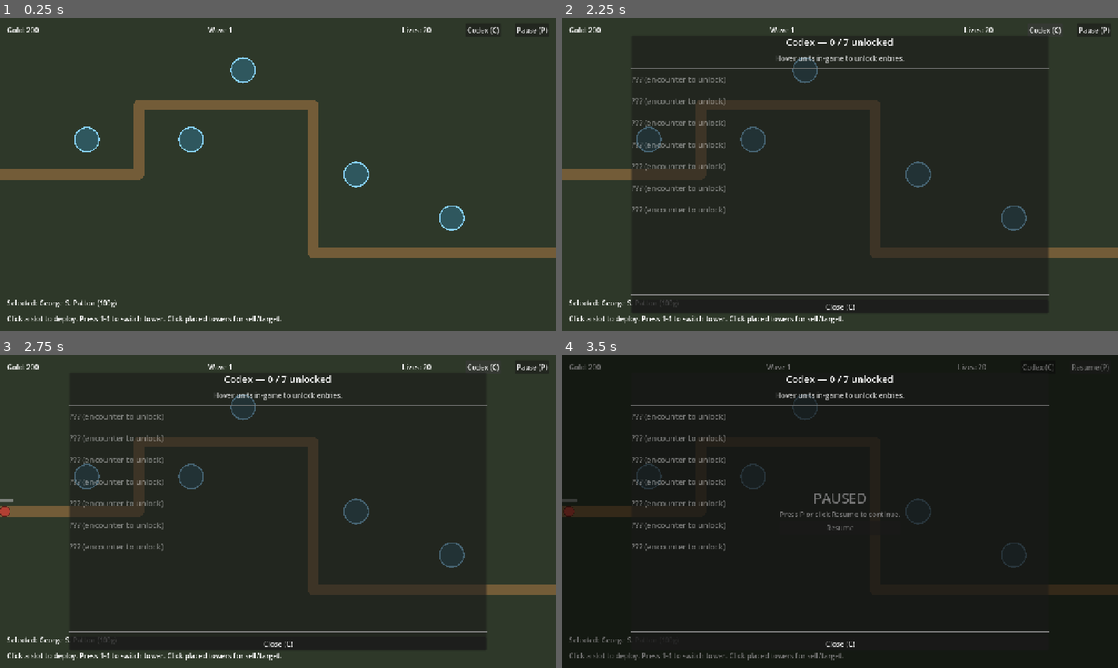
Above: before the commit, frames 1-4 (two rows, left to right).
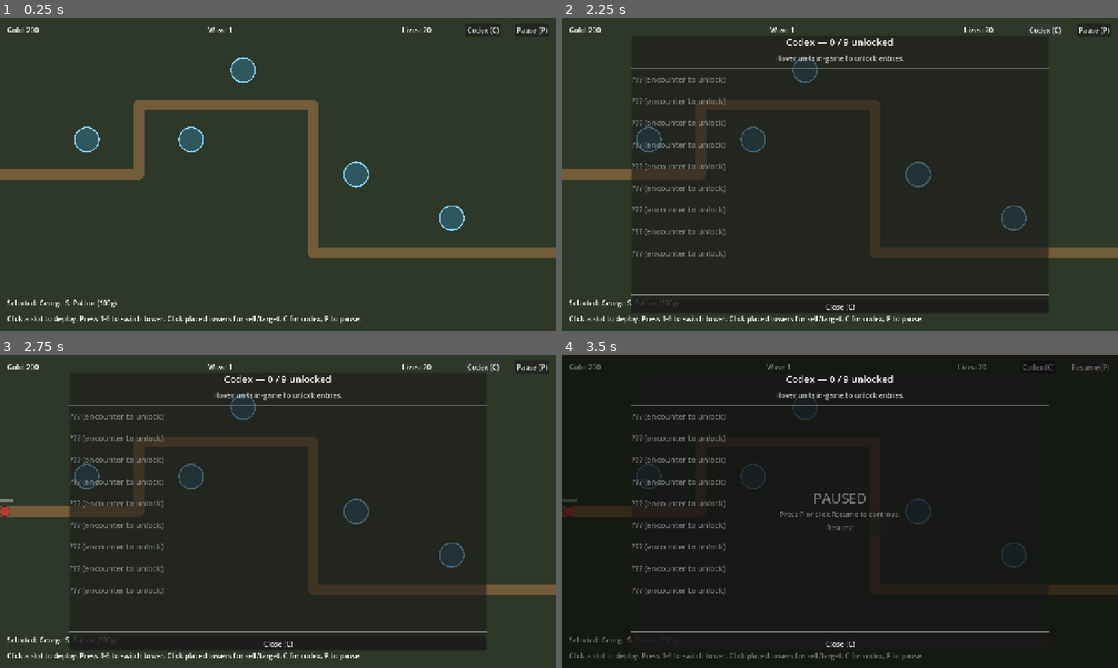
Above: after the commit, the same moments.

Repository: Josh-Buck/wwii-td
Game: Godot game, scene res://scenes/main/Main.tscn
Two runs of this game, one before a commit and one after it. Both use one fixed random seed, a clock stepped at 60 frames per second and the inputs below.
Inputs:
- Up to frame 1 (0.25 s): no input
- Up to frame 2 (2.25 s): click "Codex (C)" at 0.5 s; click "Codex (C)" at 1.25 s; click "Codex (C)" at 2 s
- Up to frame 3 (2.75 s): no input
- Up to frame 4 (3.5 s): click "Pause (P)" at 2.75 s

The runs differ from the first frame. In frame 1, 0.1% of the frame differs, in the area x 19-65%, y 95-98%; in frame 2, 0.4%, in the area x 12-65%, y 6-98%; in frame 3, 0.4%; in frame 4, 0.3%.

Commit message:
M2: wire Montgomery and Pavlichenko - 6 towers selectable via 1-6

Diff:
--- a/scenes/map/Map.gd
+++ b/scenes/map/Map.gd
@@ -33,6 +33,8 @@
 			load("res://data/towers/eisenhower.tres"),
 			load("res://data/towers/churchill.tres"),
 			load("res://data/towers/anne_frank.tres"),
+			load("res://data/towers/montgomery.tres"),
+			load("res://data/towers/pavlichenko.tres"),
 		]
 	if enemy_set.is_empty():
 		enemy_set = {
@@ -81,6 +83,11 @@
 		KEY_2: idx = 1
 		KEY_3: idx = 2
 		KEY_4: idx = 3
+		KEY_5: idx = 4
+		KEY_6: idx = 5
+		KEY_7: idx = 6
+		KEY_8: idx = 7
+		KEY_9: idx = 8
 	if idx >= 0 and idx < available_towers.size():
 		_select_tower_index(idx)
 
--- a/scenes/map/maps/m0_field.tscn
+++ b/scenes/map/maps/m0_field.tscn
@@ -13,6 +13,8 @@
 [ext_resource type="Resource" path="res://data/towers/anne_frank.tres" id="11_frank"]
 [ext_resource type="Resource" path="res://data/enemies/panzer_iii.tres" id="12_panzer"]
 [ext_resource type="Resource" path="res://data/enemies/stuka.tres" id="13_stuka"]
+[ext_resource type="Resource" path="res://data/towers/montgomery.tres" id="14_monty"]
+[ext_resource type="Resource" path="res://data/towers/pavlichenko.tres" id="15_pavli"]
 
 [sub_resource type="Curve2D" id="curve"]
 _data = {
@@ -25,7 +27,7 @@
 
 [node name="M0Field" type="Node2D"]
 script = ExtResource("1_map")
-available_towers = [ExtResource("7_patton"), ExtResource("9_eisen"), ExtResource("10_church"), ExtResource("11_frank")]
+available_towers = [ExtResource("7_patton"), ExtResource("9_eisen"), ExtResource("10_church"), ExtResource("11_frank"), ExtResource("14_monty"), ExtResource("15_pavli")]
 enemy_set = {
 &"wehrmacht_infantry": ExtResource("8_wm"),
 &"panzer_iii": ExtResource("12_panzer"),
--- a/scenes/ui/HUD.gd
+++ b/scenes/ui/HUD.gd
@@ -36,6 +36,8 @@
 	"res://data/codex/eisenhower.tres",
 	"res://data/codex/churchill.tres",
 	"res://data/codex/anne_frank.tres",
+	"res://data/codex/montgomery.tres",
+	"res://data/codex/pavlichenko.tres",
 	"res://data/codex/wehrmacht_infantry.tres",
 	"res://data/codex/panzer_iii.tres",
 	"res://data/codex/stuka.tres",
@@ -81,7 +83,7 @@
 	lives_label.text = "Lives: %d" % GameState.lives
 	wave_label.text = "Wave 1"
 	if hint_label:
-		hint_label.text = "Click a slot to deploy. Press 1-4 to switch tower. Click placed towers for sell/target."
+		hint_label.text = "Click a slot to deploy. Press 1-6 to switch tower. Click placed towers for sell/target. C for codex, P to pause."
 	if selection_label:
 		selection_label.text = "Selected: —"
 
Not shown: 1 places in scenes/map/maps/m0_field.tscn that only renumber resources
